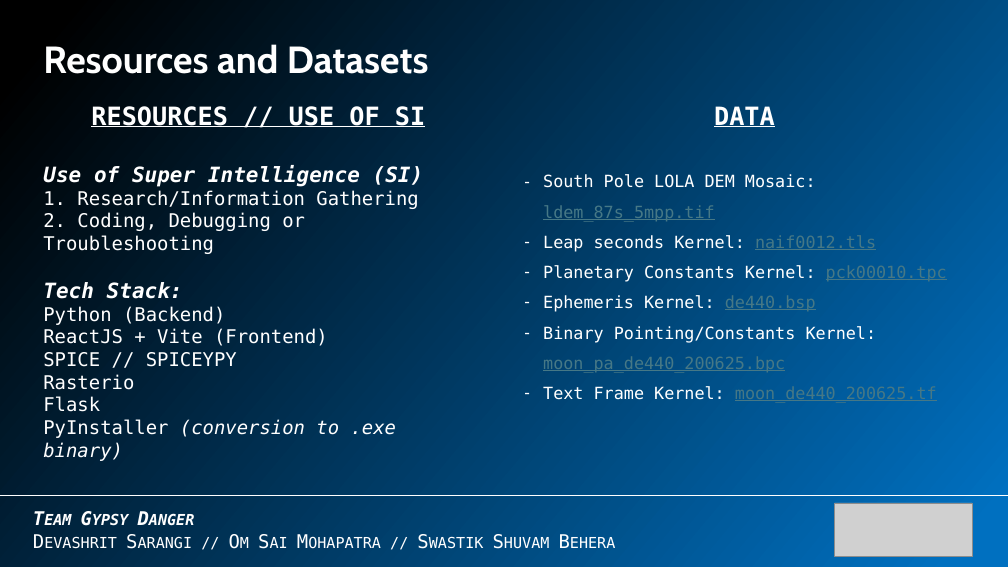
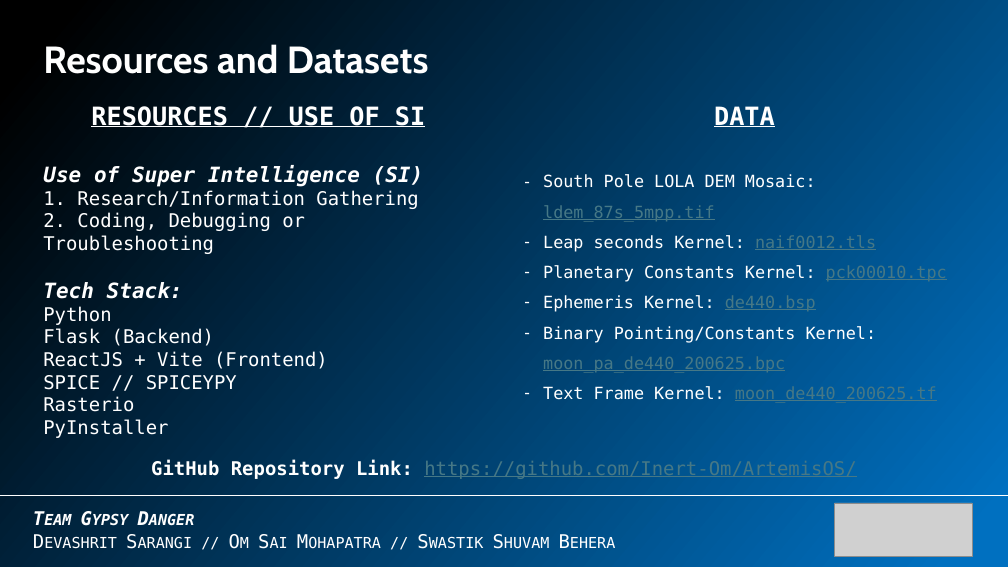
Before and after one commit to Inert-Om/ArtemisOS, a slide deck: slide 6 of ArtemisOS.pptx (slide 5 before the commit). Drawn at 1008x567 pixels with LibreOffice and Linux fonts; fonts in the diff are those of the drawing; grey boxes stand for pictures. Boxes give left, top, right and bottom in pixels: in the first picture for what was removed or moved away, otherwise in the second. Text is boxed around its words. In the diff, an @@ line names an element or a change of style, - is before the commit and + after.

Commit message:
Add final slide deck.

```diff
--- a/ArtemisOS.pptx
+++ b/ArtemisOS.pptx
@@ text at <box>43,306,214,346</box>: text changed @@
-Python (Backend)
+Python
+Flask (Backend)
@@ text at <box>43,419,168,438</box>: text changed; italic off @@
-Flask
-PyInstaller (conversion to .exe binary)
+PyInstaller
@@ text added at <box>151,460,856,479</box>, 18 pt, text #467886, underline @@
+GitHub Repository Link: https://github.com/Inert-Om/ArtemisOS/
```
Also in this commit, not shown: 1 other slide changed, 3 slides added, 2 slides removed.
